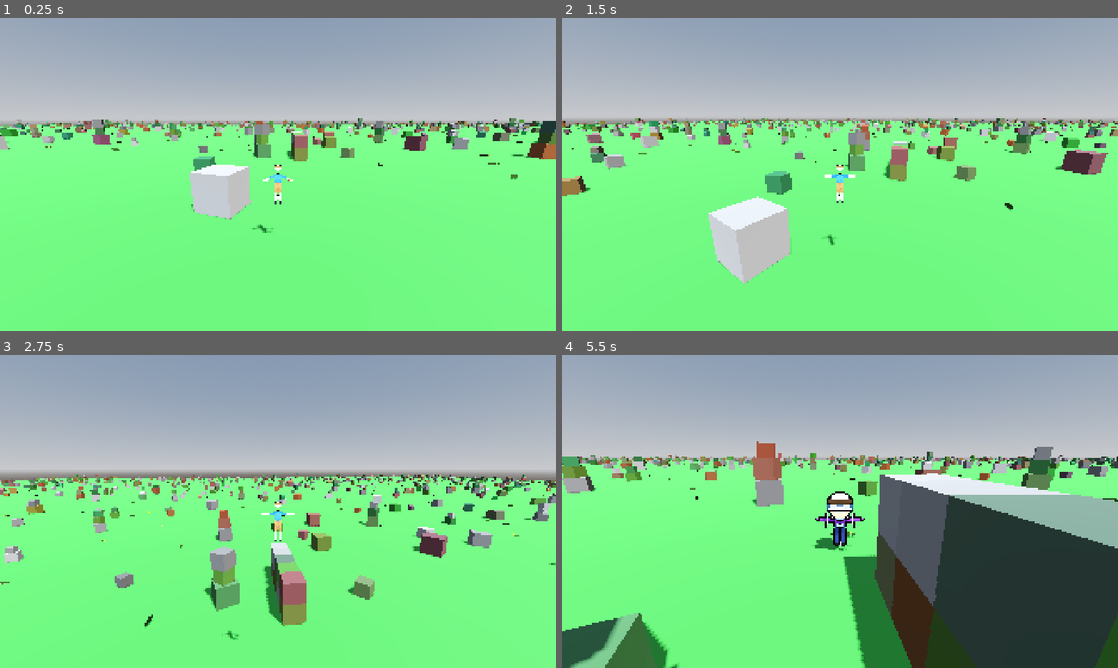
Above: before the commit, frames 1-4 (two rows, left to right).
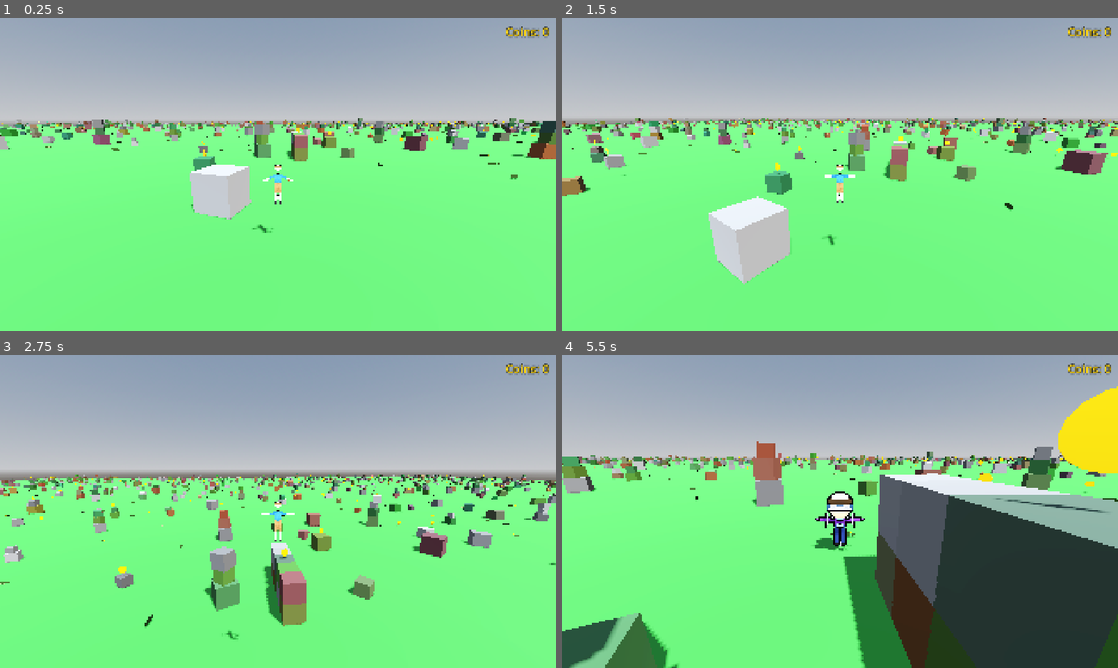
Above: after the commit, the same moments.

Repository: korjavin/godot-test1
Game: Godot game, scene res://scenes/main.tscn
The game is run twice, just before and just after one commit, with the same random seed, the same clock (stepped at 60 frames per second) and the same inputs.
Inputs (mouse positions are in pixels of both pictures, inside the frame that each line leads up to):
- Up to frame 1 (0.25 s): no input
- Up to frame 2 (1.5 s): move the mouse to (867, 174) at 0.52 s; hold W (move_forward) from 0.53 s (still down); tap Space (jump) at 0.6, 0.77, 1.07 s; move the mouse to (812, 174) at 1.27 s; tap Ctrl (duck) at 1.35 s
- Up to frame 3 (2.75 s): keep holding W (move_forward); tap Space (jump) at 1.52, 1.55, 1.82, 2.3 s; move the mouse to (289, 505) at 2.02 s; hold Shift (run) from 2.03 s (still down)
- Up to frame 4 (5.5 s): keep holding W (move_forward); move the mouse to (834, 517) at 2.77 s; release Shift (run) at 2.78 s; tap R (switch_character) at 2.85 s; tap Space (jump) at 3.02, 3.05, 3.32, 3.6, 3.77, 4.07, 4.52, 4.55, 4.82, 5.3 s; move the mouse to (878, 514) at 3.52 s; move the mouse to (795, 508) at 4.27 s; tap Ctrl (duck) at 4.35 s; move the mouse to (845, 511) at 5.02 s; hold Shift (run) from 5.03 s (still down)

The runs differ from the first frame. In frame 1, 0.3% of the frame differs, in the area x 0-99%, y 2-45%; in frame 2, 0.3%; in frame 3, 0.4%; in frame 4, 2.7%, in the area x 5-100%, y 2-51%.

Commit message:
Add collectible coin mechanic with HUD counter
Golden coins spawn through the terrain — on the ground, up at jump height,
and perched on top of blocks/towers — deterministically per chunk and
parented to their chunk so they unload with it (coins_per_chunk, modest by
default). Each coin is a spinning, bobbing Area3D that, when the player
touches it, calls player.collect_coin() and frees itself.

The player tracks coins_collected; a top-right HUD label (found via the
player group) mirrors it. Getting caught by a crocodile runs through
reset_position(), which now also zeroes the coin count.

Diff:
--- /dev/null
+++ b/scenes/collectibles/coin.tscn
@@ -0,0 +1,34 @@
+[gd_scene load_steps=5 format=3 uid="uid://coin00000001"]
+
+[ext_resource type="Script" path="res://scripts/coin.gd" id="1_coin"]
+
+[sub_resource type="CylinderMesh" id="CylinderMesh_1"]
+top_radius = 0.35
+bottom_radius = 0.35
+height = 0.08
+radial_segments = 16
+rings = 0
+
+[sub_resource type="StandardMaterial3D" id="mat_gold"]
+albedo_color = Color(1, 0.84, 0, 1)
+metallic = 0.7
+roughness = 0.35
+emission_enabled = true
+emission = Color(1, 0.8, 0.1, 1)
+emission_energy_multiplier = 0.6
+
+[sub_resource type="SphereShape3D" id="SphereShape3D_1"]
+radius = 0.6
+
+[node name="Coin" type="Area3D" groups=["coin"]]
+collision_layer = 0
+collision_mask = 1
+script = ExtResource("1_coin")
+
+[node name="Mesh" type="MeshInstance3D" parent="."]
+transform = Transform3D(0, -1, 0, 1, 0, 0, 0, 0, 1, 0, 0, 0)
+mesh = SubResource("CylinderMesh_1")
+surface_material_override/0 = SubResource("mat_gold")
+
+[node name="CollisionShape3D" type="CollisionShape3D" parent="."]
+shape = SubResource("SphereShape3D_1")
--- a/scenes/main.tscn
+++ b/scenes/main.tscn
@@ -1,7 +1,8 @@
-[gd_scene load_steps=6 format=3 uid="uid://clqb4rcmjrpgs"]
+[gd_scene load_steps=7 format=3 uid="uid://clqb4rcmjrpgs"]
 
 [ext_resource type="PackedScene" uid="uid://bqtq2xtxqnvvr" path="res://scenes/player.tscn" id="1_main"]
 [ext_resource type="Script" uid="uid://b07rwceo0eo4o" path="res://scripts/endless_terrain.gd" id="2_terrain"]
+[ext_resource type="Script" path="res://scripts/coin_hud.gd" id="3_hud"]
 
 [sub_resource type="ProceduralSkyMaterial" id="ProceduralSkyMaterial_1"]
 sky_horizon_color = Color(0.64625, 0.65575, 0.67075, 1)
@@ -30,3 +31,22 @@
 
 [node name="WorldEnvironment" type="WorldEnvironment" parent="."]
 environment = SubResource("Environment_1")
+
+[node name="HUD" type="CanvasLayer" parent="."]
+
+[node name="CoinLabel" type="Label" parent="HUD"]
+anchors_preset = 1
+anchor_left = 1.0
+anchor_right = 1.0
+offset_left = -280.0
+offset_top = 20.0
+offset_right = -24.0
+offset_bottom = 80.0
+grow_horizontal = 0
+theme_override_colors/font_color = Color(1, 0.85, 0.1, 1)
+theme_override_colors/font_outline_color = Color(0, 0, 0, 1)
+theme_override_constants/outline_size = 8
+theme_override_font_sizes/font_size = 40
+text = "Coins: 0"
+horizontal_alignment = 2
+script = ExtResource("3_hud")
--- /dev/null
+++ b/scripts/coin.gd
@@ -0,0 +1,82 @@
+extends Area3D
+## Collectible Golden Coin
+##
+## A coin spins in place (and bobs gently so the mid-air ones catch the eye).
+## When the player walks or jumps into it, it bumps the player's coin counter and
+## removes itself.
+##
+## EDUCATIONAL NOTES:
+## - Collection is event-driven: an Area3D fires `body_entered` when a physics
+##   body overlaps it. We only react to bodies in the "player" group.
+## - Coins are spawned by the endless terrain and parented to their chunk, so
+##   they unload automatically when the chunk does (same as blocks/crocodiles).
+
+# ============================================================================
+# CONSTANTS
+# ============================================================================
+
+## How fast the coin spins around the vertical axis (radians/sec)
+const SPIN_SPEED: float = 3.0
+
+## Gentle up/down bob so coins feel lively and mid-air ones are easy to spot
+const BOB_SPEED: float = 2.0
+const BOB_AMOUNT: float = 0.12
+
+# ============================================================================
+# STATE
+# ============================================================================
+
+## The spinning visual. We rotate this child, leaving the collision shape steady.
+@onready var mesh: Node3D = $Mesh
+
+## Guard so a coin can only ever be collected once.
+var collected: bool = false
+
+## Bob animation phase and the rest height we bob around.
+var bob_phase: float = 0.0
+var base_y: float = 0.0
+
+# ============================================================================
+# LIFECYCLE
+# ============================================================================
+
+func _ready() -> void:
+	add_to_group("coin")
+
+	# Remember where we were placed so the bob oscillates around it.
+	base_y = position.y
+
+	# Offset the bob per-coin so a field of coins doesn't pulse in lockstep.
+	bob_phase = randf() * TAU
+
+	# React when something enters our collection volume.
+	body_entered.connect(_on_body_entered)
+
+
+func _process(delta: float) -> void:
+	# Spin the coin face.
+	if mesh:
+		mesh.rotate_y(SPIN_SPEED * delta)
+
+	# Bob up and down a little around the spawn height.
+	bob_phase += delta * BOB_SPEED
+	position.y = base_y + sin(bob_phase) * BOB_AMOUNT
+
+
+# ============================================================================
+# COLLECTION
+# ============================================================================
+
+func _on_body_entered(body: Node) -> void:
+	"""Collect the coin when the player touches it (ignore everything else)."""
+	if collected:
+		return
+	if not body.is_in_group("player"):
+		return
+
+	collected = true
+	if body.has_method("collect_coin"):
+		body.collect_coin()
+
+	# Remove the coin now that it's been picked up.
+	queue_free()
--- /dev/null
+++ b/scripts/coin_hud.gd
@@ -0,0 +1,17 @@
+extends Label
+## Coin counter HUD (top-right of the screen).
+##
+## Each frame this mirrors the player's coin count into the label text. It finds
+## the player through the "player" group rather than a hard reference, matching
+## the rest of the project, so it keeps working across player respawns.
+
+## Cached player reference (re-fetched if it ever goes away).
+var player: Node = null
+
+
+func _process(_delta: float) -> void:
+	if player == null or not is_instance_valid(player):
+		player = get_tree().get_first_node_in_group("player")
+
+	if player and "coins_collected" in player:
+		text = "Coins: %d" % player.coins_collected
--- a/scripts/endless_terrain.gd
+++ b/scripts/endless_terrain.gd
@@ -73,12 +73,33 @@
 ## block. This stops crocodiles from spawning partially buried inside blocks.
 @export var min_object_clearance: float = 1.5
 
+## Enable/disable collectible coin spawning on terrain
+@export var spawn_coins: bool = true
+
+## Number of coins to spawn per chunk. Kept modest so they stay motivating
+## rather than carpeting the ground.
+@export var coins_per_chunk: int = 6
+
+## Minimum distance between coins (in meters)
+@export var min_coin_spacing: float = 4.0
+
+## Coin placement heights (metres):
+## - ground coins float just above the grass, grabbed by walking over them
+## - air coins sit above standing reach, so you have to jump for them
+## - block coins sit this far above a block's top surface
+const COIN_GROUND_HEIGHT: float = 0.9
+const COIN_AIR_HEIGHT: float = 3.0
+const COIN_BLOCK_OFFSET: float = 0.6
+
 # ============================================================================
 # SECTION 2: INTERNAL STATE
 # ============================================================================
 
 ## Preloaded crocodile scene for spawning
 var crocodile_scene: PackedScene
+
+## Preloaded coin scene for spawning
+var coin_scene: PackedScene
 
 ## Reference to the player node to track their position
 var player: Node3D
@@ -103,6 +124,12 @@
 	if not crocodile_scene:
 		push_warning("Failed to load crocodile scene!")
 		spawn_crocodiles = false
+
+	# Load the coin scene for spawning
+	coin_scene = load("res://scenes/collectibles/coin.tscn")
+	if not coin_scene:
+		push_warning("Failed to load coin scene!")
+		spawn_coins = false
 
 	# Find the player in the scene tree
 	# We'll use this to track where to generate terrain
@@ -266,6 +293,10 @@
 	if spawn_crocodiles:
 		spawn_crocodiles_in_chunk(chunk_pos, mesh_instance, obstacles)
 
+	# Spawn collectible coins (on the ground, on blocks, and some up in the air)
+	if spawn_coins:
+		spawn_coins_in_chunk(chunk_pos, mesh_instance, obstacles)
+
 func spawn_objects_in_chunk(chunk_pos: Vector2i, parent_chunk: MeshInstance3D) -> Array:
 	"""
 	Spawns blocks within a terrain chunk: scattered cubes, the occasional little
@@ -337,12 +368,13 @@
 		var size := rng.randf_range(object_size_min, object_size_max)
 		create_block(parent_chunk, Vector3(random_x, size / 2.0, random_z), size, rng.randf_range(0, TAU), rng)
 		spawned_positions.append(object_pos)
-		obstacles.append({ "pos": Vector3(random_x, 0, random_z), "radius": size * 0.71 })
+
+		# Track the height of the top surface (grows if we stack a tower on top).
+		var top_y := size
 
 		# Sometimes stack a few smaller blocks on top to make a little tower.
 		if rng.randf() < stack_chance:
 			var stack_count := rng.randi_range(1, stack_max_extra)
-			var top_y := size  # current height of the top surface of the stack
 			for i in stack_count:
 				# Each block up the stack is a bit smaller, so towers taper and
 				# the random yaw doesn't make them overhang awkwardly.
@@ -350,6 +382,10 @@
 				create_block(parent_chunk, Vector3(random_x, top_y + stack_size / 2.0, random_z), stack_size, rng.randf_range(0, TAU), rng)
 				top_y += stack_size
 
+		# Record the footprint and final top height — used to keep crocodiles out
+		# of the block and to perch coins on top of it.
+		obstacles.append({ "pos": Vector3(random_x, 0, random_z), "radius": size * 0.71, "top": top_y })
+
 	return obstacles
 
 func spawn_wall(rng: RandomNumberGenerator, parent_chunk: MeshInstance3D, half_chunk: float, obstacles: Array) -> void:
@@ -391,11 +427,14 @@
 
 		# Wall blocks are axis-aligned (yaw 0) so they sit flush against each other.
 		create_block(parent_chunk, Vector3(x, block_size / 2.0, z), block_size, 0.0, rng)
-		obstacles.append({ "pos": Vector3(x, 0, z), "radius": block_size * 0.71 })
+		var top := block_size
 
 		# Now and then double a section up so the wall isn't a uniform single row.
 		if rng.randf() < 0.3:
 			create_block(parent_chunk, Vector3(x, block_size + block_size / 2.0, z), block_size, 0.0, rng)
+			top = 2.0 * block_size
+
+		obstacles.append({ "pos": Vector3(x, 0, z), "radius": block_size * 0.71, "top": top })
 
 func create_block(parent_chunk: MeshInstance3D, center_pos: Vector3, size: float, yaw: float, rng: RandomNumberGenerator) -> void:
 	"""
@@ -537,6 +576,85 @@
 	if spawned_positions.size() > 0:
 		print("Spawned %d crocodiles in chunk (%d, %d)" % [spawned_positions.size(), chunk_pos.x, chunk_pos.y])
 
+func spawn_coins_in_chunk(chunk_pos: Vector2i, parent_chunk: MeshInstance3D, obstacles: Array) -> void:
+	"""
+	Scatter collectible coins through a chunk. A coin is one of three kinds:
+	  - a ground coin floating just above the grass (walk over it),
+	  - an air coin up at jump height (you have to jump for it), or
+	  - a block coin perched on top of a block / tower.
+
+	@param chunk_pos: Chunk coordinates for seeded random generation
+	@param parent_chunk: The chunk mesh to attach coins to
+	@param obstacles: Block footprints (with their top heights) from
+	                  spawn_objects_in_chunk, used to place block coins and to keep
+	                  low coins from spawning inside a block.
+
+	EDUCATIONAL NOTE:
+	- Seeded like everything else, so a chunk's coins are always the same.
+	- Coins are parented to the chunk, so they unload when the chunk does.
+	"""
+	if not coin_scene:
+		return
+
+	# Seed offset so coins land in different spots than objects/crocodiles.
+	var seed_value := hash(Vector2i(chunk_pos.x * 19783, chunk_pos.y * 51307))
+	var rng := RandomNumberGenerator.new()
+	rng.seed = seed_value
+
+	var half_chunk := chunk_size / 2.0
+	var margin := 3.0
+
+	# Positions placed so far, to keep coins spaced out.
+	var placed: Array[Vector3] = []
+
+	var attempts := 0
+	var max_attempts := coins_per_chunk * 6
+
+	while placed.size() < coins_per_chunk and attempts < max_attempts:
+		attempts += 1
+
+		var coin_pos: Vector3
+		var roll := rng.randf()
+
+		if roll < 0.3 and obstacles.size() > 0:
+			# Perch a coin on top of a random block / tower.
+			var ob = obstacles[rng.randi_range(0, obstacles.size() - 1)]
+			coin_pos = Vector3(ob.pos.x, ob.top + COIN_BLOCK_OFFSET, ob.pos.z)
+		else:
+			# Out in the open: a ground-level coin, or a higher "jump for it" one.
+			var x := rng.randf_range(-half_chunk + margin, half_chunk - margin)
+			var z := rng.randf_range(-half_chunk + margin, half_chunk - margin)
+			# Don't bury a low coin inside a block.
+			if _point_over_block(x, z, obstacles):
+				continue
+			var y := COIN_GROUND_HEIGHT if roll < 0.7 else COIN_AIR_HEIGHT
+			coin_pos = Vector3(x, y, z)
+
+		# Keep coins spaced apart from each other.
+		var valid := true
+		for existing in placed:
+			if coin_pos.distance_to(existing) < min_coin_spacing:
+				valid = false
+				break
+		if not valid:
+			continue
+
+		# Spawn the coin (position is local to the chunk, like blocks/crocodiles).
+		var coin := coin_scene.instantiate()
+		coin.position = coin_pos
+		parent_chunk.add_child(coin)
+		placed.append(coin_pos)
+
+func _point_over_block(x: float, z: float, obstacles: Array) -> bool:
+	"""
+	True if the (x, z) column is over (or hugging) a block footprint, so we don't
+	drop a ground/air coin inside a block.
+	"""
+	for ob in obstacles:
+		if Vector2(x - ob.pos.x, z - ob.pos.z).length() < ob.radius + 1.0:
+			return true
+	return false
+
 func remove_chunk(chunk_pos: Vector2i) -> void:
 	"""
 	Removes a chunk from the scene to save memory.
--- a/scripts/player_controller.gd
+++ b/scripts/player_controller.gd
@@ -100,6 +100,10 @@
 ## Direction of the current sidestep in the character's local space:
 ## -1 = stepping left (Q), +1 = stepping right (E).
 var step_direction: float = 0.0
+
+## How many golden coins the player has collected. The HUD reads this, and it is
+## reset to 0 whenever the player is caught by a crocodile (see reset_position).
+var coins_collected: int = 0
 
 ## Character's visual mesh (for ducking animation)
 @onready var mesh_instance: Node3D = $MeshInstance3D
@@ -900,6 +904,15 @@
 # SECTION 7: GAME STATE METHODS
 # ============================================================================
 
+func collect_coin() -> void:
+	"""
+	Add one to the coin count. Called by a coin's Area3D when the player touches
+	it (see coin.gd). The HUD picks up the new value on its next frame.
+	"""
+	coins_collected += 1
+	print("Collected a coin! Total: %d" % coins_collected)
+
+
 func reset_position() -> void:
 	"""
 	Reset the player to the spawn position.
@@ -907,6 +920,9 @@
 	"""
 	# Define spawn point
 	var spawn_point = Vector3(0, 2, 0)
+
+	# Getting caught by a crocodile costs you all your coins.
+	coins_collected = 0
 
 	# Clear any crocodiles near the spawn point
 	clear_nearby_crocodiles(spawn_point)
Not shown, added: scripts/coin.gd.uid
Not shown, added: scripts/coin_hud.gd.uid
